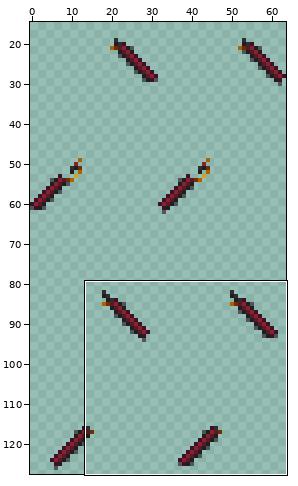
Sprite sheet, stored at Resources/Textures/SS220/Objects/Weapons/Melee/chainsword.rsi/inhand-left.png. The picture above shows the old version from afar; the outline marks the close-up.
Close-up. As it was:
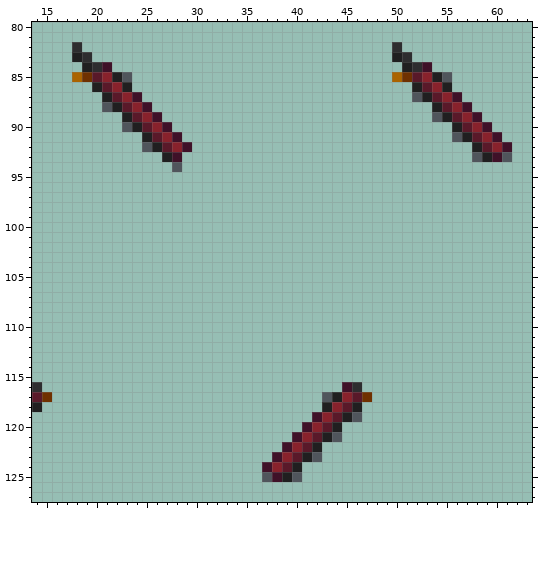
The file is 64x128 pixels. Shown: x 14..63, y 80..127. The old version is drawn lined up with the new one. The wide view leaves out empty margins.
After:
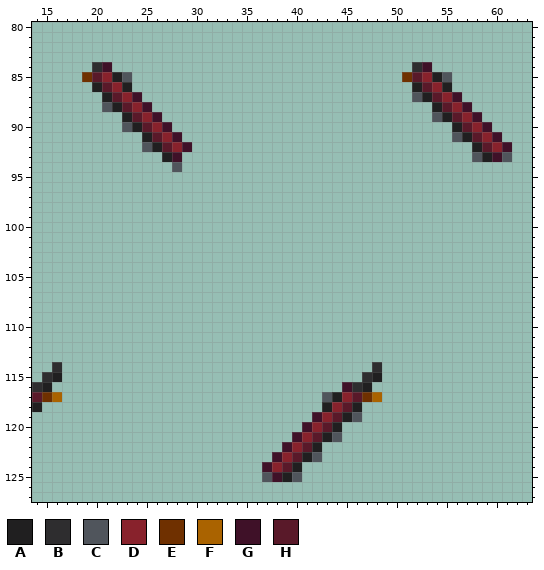
Palette (. is transparent): A #201f20  B #2e2d2f  C #50555c  D #88222c  E #6f3000  F #aa6300  G #3f1128  H #591929
Changes in this commit:
drawings rearranged on the sheet (the old picture shows each at its new place)
There is now colour A in row 115 at x 16 and 48; in row 116 at x 15 and 47.
There is now colour B in row 114 at x 16 and 48; in row 115 at x 15 and 47.
There is now colour F in row 117 at x 16 and 48.
Colour A is gone in row 83 at x 18 and 50; in row 84 at x 19 and 51.
Colour B is gone in row 82 at x 18 and 50; in row 83 at x 19 and 51.
Colour F is gone in row 85 at x 18 and 50.
Changed places in both close-ups, as pixel boxes (x1, y1, x2, y2):
erased: (72, 42, 92, 82)
erased: (392, 42, 412, 82)
added: (42, 362, 62, 402)
added: (362, 362, 382, 402)
